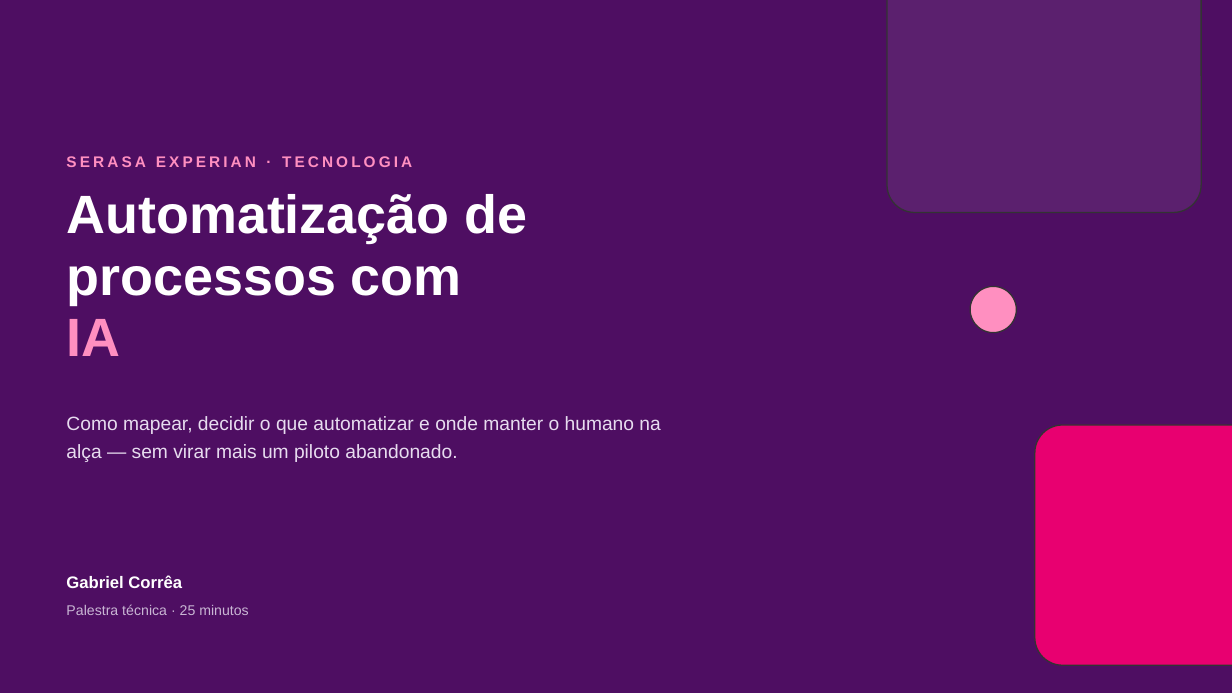
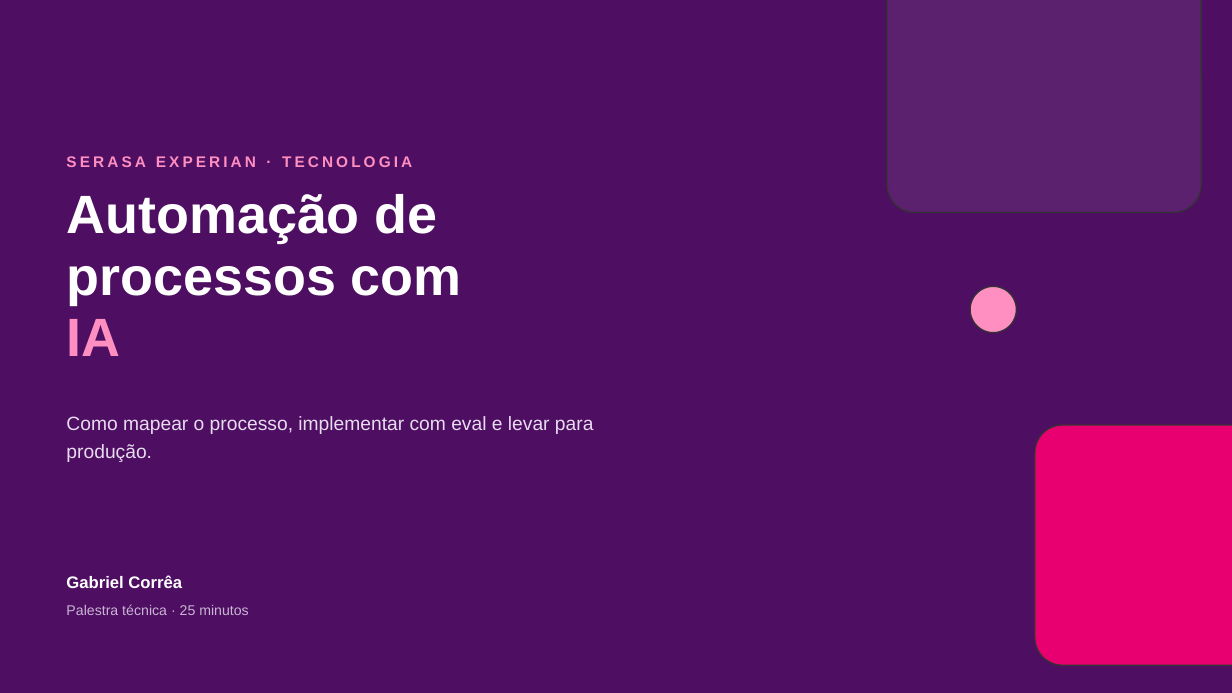
Before and after one commit to gabrcs/casamentos-app, a slide deck: slide 1 of talks/serasa-ia-automacao/deck.pptx. Drawn at 1232x693 pixels with LibreOffice and Linux fonts; fonts in the diff are those of the drawing. Boxes give left, top, right and bottom in pixels: in the first picture for what was removed or moved away, otherwise in the second. Text is boxed around its words. In the diff, an @@ line names an element or a change of style, - is before the commit and + after.

```diff
--- a/talks/serasa-ia-automacao/deck.pptx
+++ b/talks/serasa-ia-automacao/deck.pptx
@@ text at (66,194,438,243): text changed @@
-Automatização de
+Automação de
@@ text at (66,416,594,462): text changed @@
-Como mapear, decidir o que automatizar e onde manter o humano na alça — sem virar mais um piloto abandonado.
+Como mapear o processo, implementar com eval e levar para produção.
```
Also in this commit, not shown: 13 other slides changed, 8 other files.
